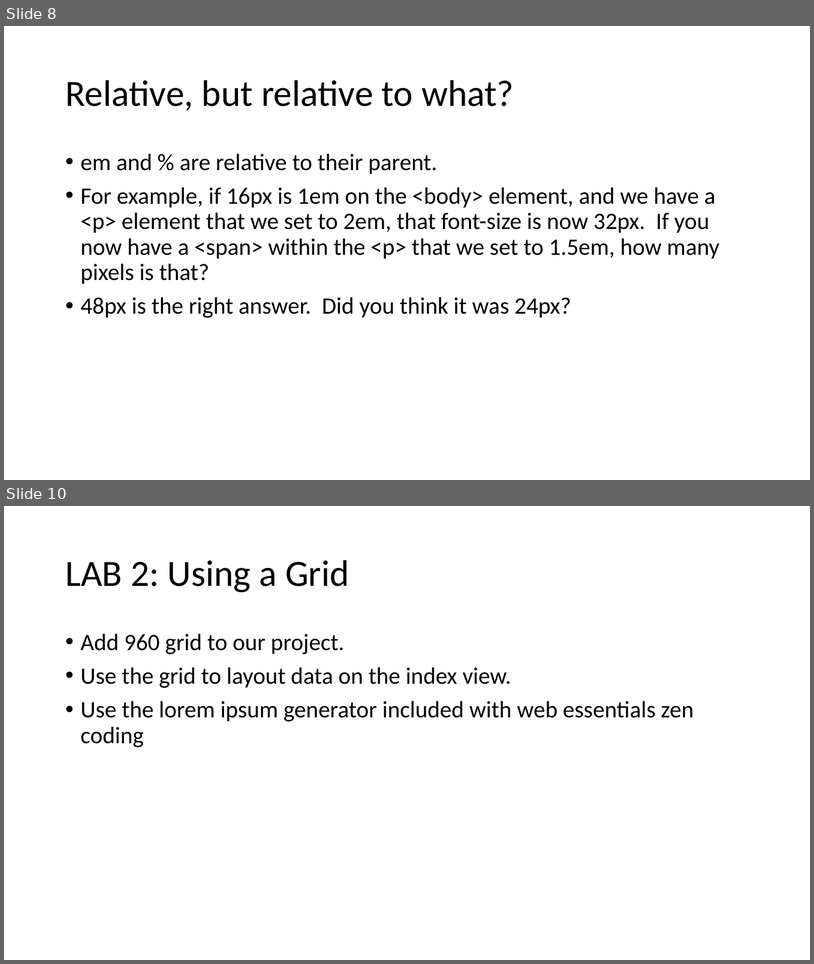
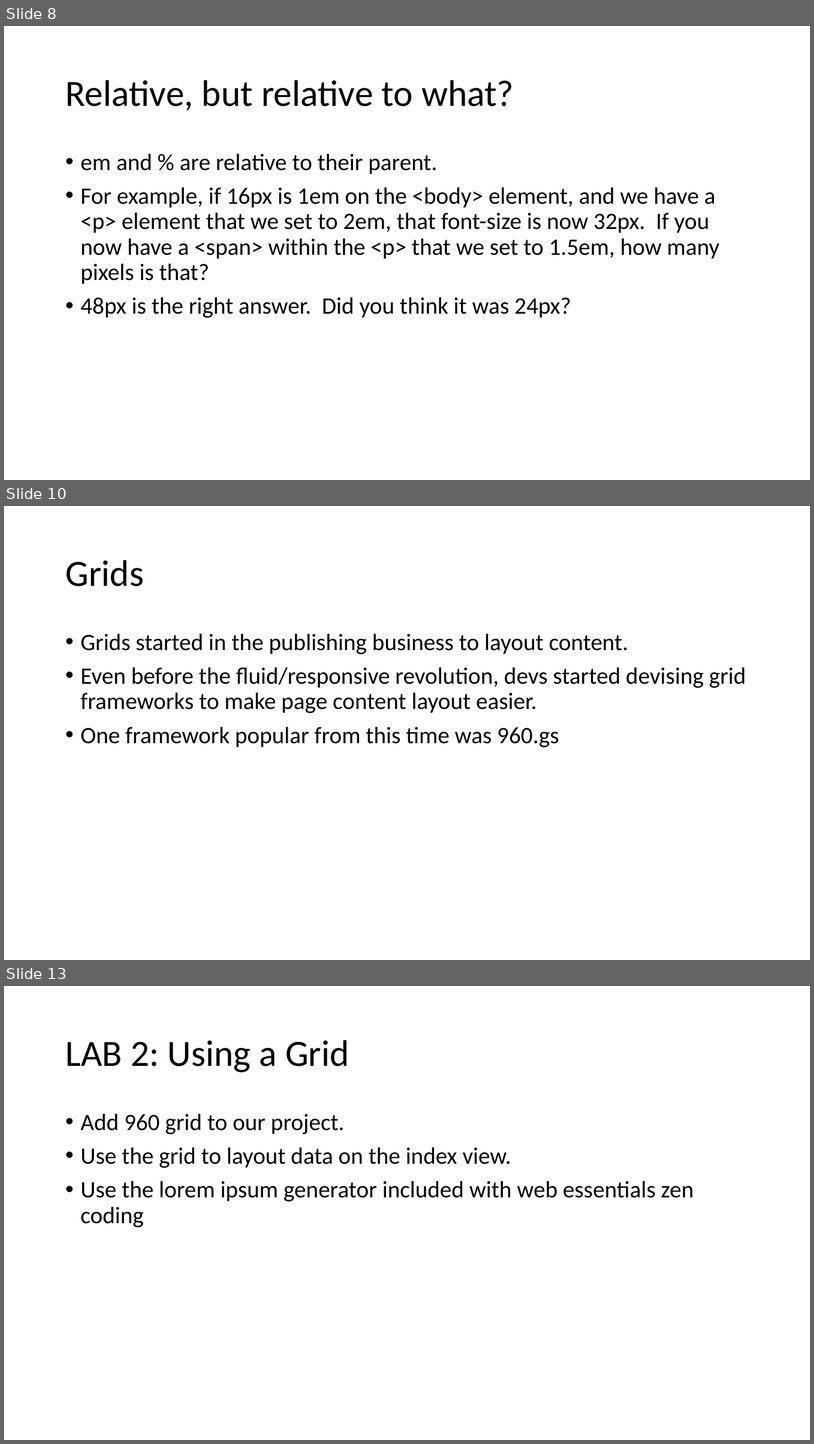
Before and after one commit to mlybrand/ResponsiveWebDesign, a slide deck: presentation/ResponsiveWebDesign.pptx. Shown one above the other, each under a label of ours: slides 8 and 10 before the commit, slides 8, 10 and 13 after it; the slides between them are not shown. The pictures are 814x964 and 814x1444 pixels, drawn with LibreOffice and Linux fonts; fonts in the diff are those of the drawing. Boxes give left, top, right and bottom in pixels: in the first picture for what was removed or moved away, otherwise in the second. Text is boxed around its words. In the diff, an @@ line names an element or a change of style, - is before the commit and + after.

```diff
--- a/presentation/ResponsiveWebDesign.pptx
+++ b/presentation/ResponsiveWebDesign.pptx
@@ slide 10 added at box(4, 506, 810, 960), background #FFFFFF @@
@@ title added at box(65, 560, 144, 586), 44 pt, text #000000 @@
+Grids
@@ text added at box(81, 633, 747, 747), 28 pt, text #000000 @@
+• Grids started in the publishing business to layout content.
+• Even before the fluid/responsive revolution, devs started devising grid frameworks to make page content layout easier.
+• One framework popular from this time was 960.gs
@@ what was slide 10 is now slide 13 @@
```
Also in this commit, not shown: 1 slide changed, 2 other slides added.
